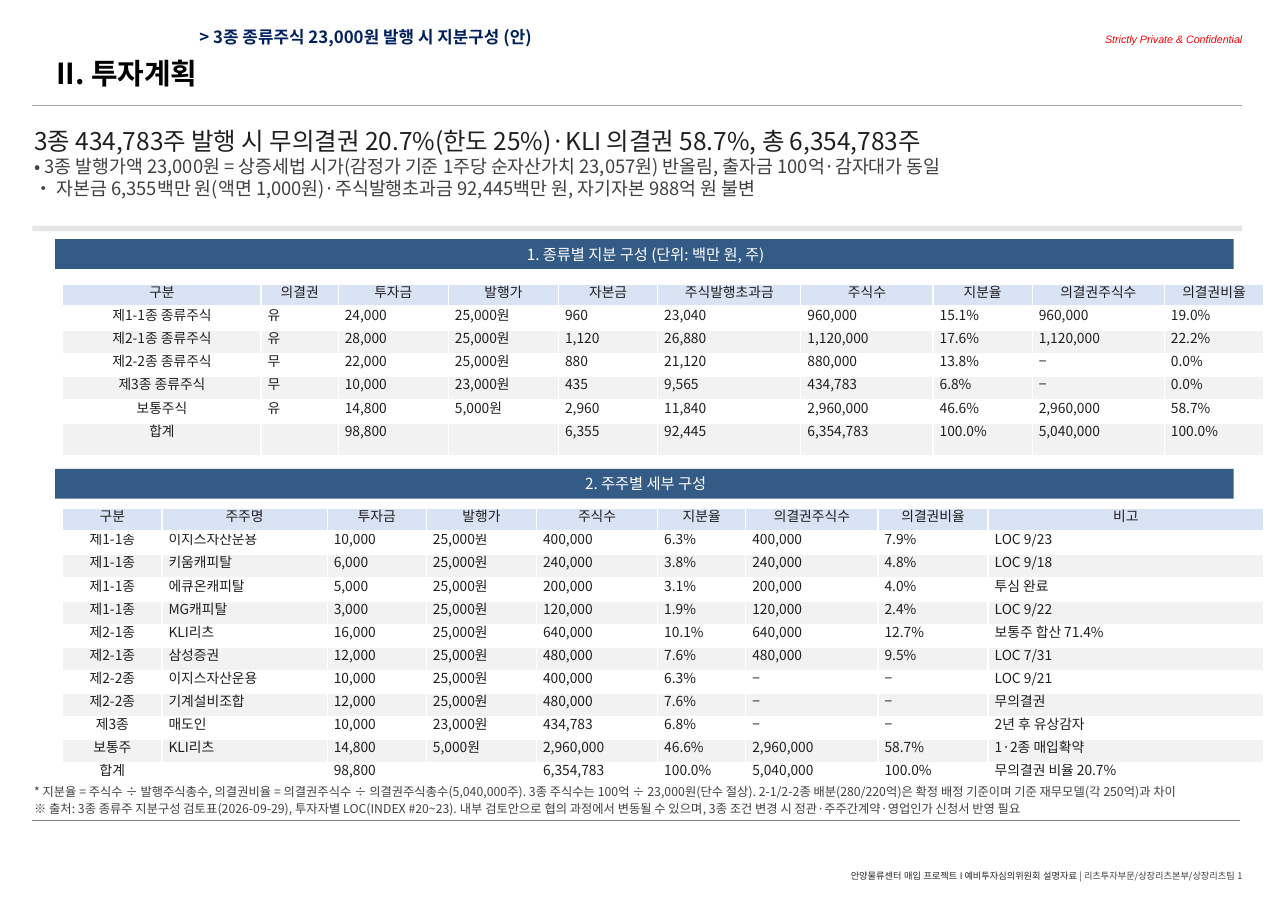
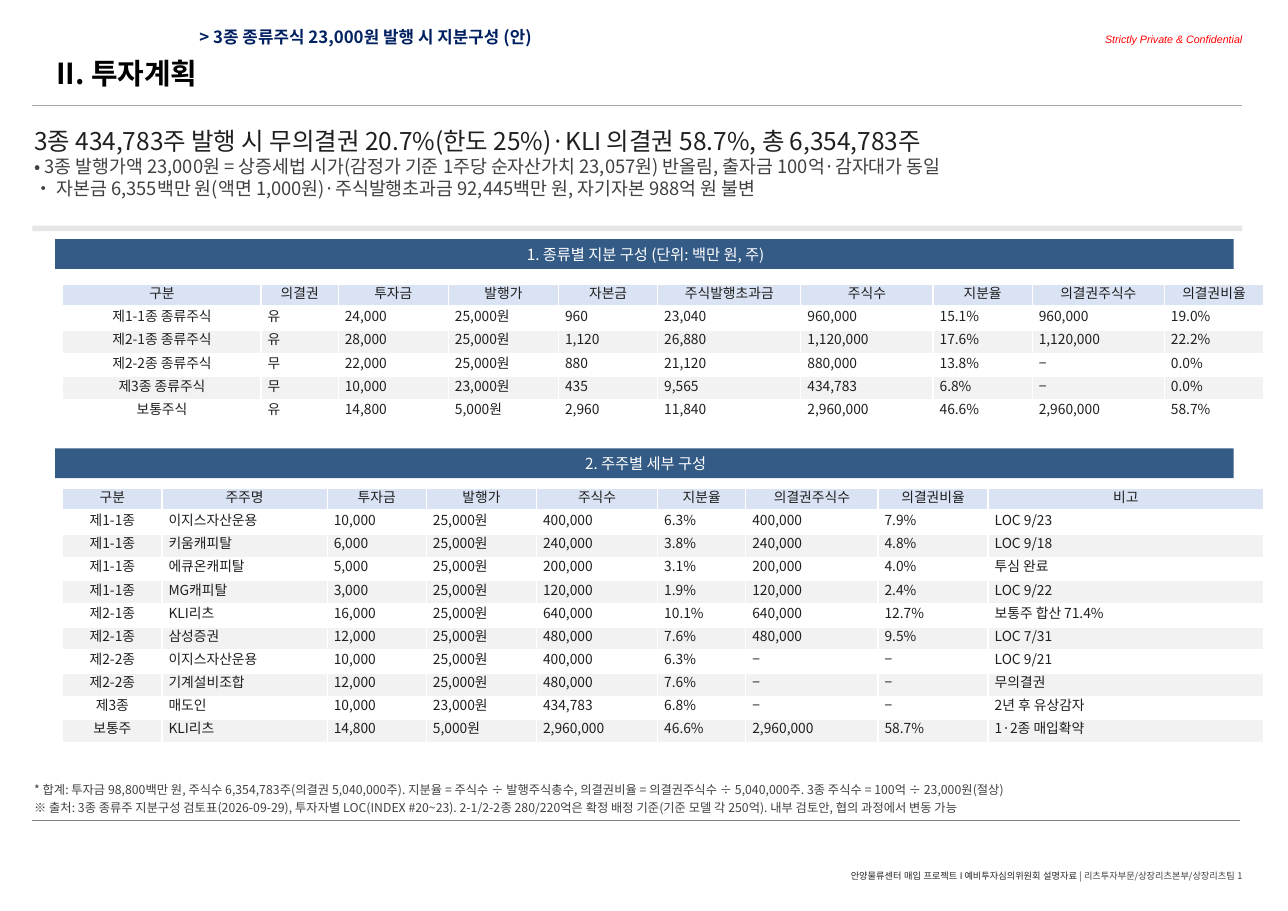
Before and after one commit to hihyun2021-a11y/Investment, a slide deck: slide 2 of projects/ANYANG-LOGIS/03_IM_투자심의/투심자료/20260929_투심자료_3종종류주식_발행가액산정_v02.pptx. Drawn at 1288x911 pixels with LibreOffice and Linux fonts; fonts in the diff are those of the drawing; background and template pictures are left out. Boxes give left, top, right and bottom in pixels: in the first picture for what was removed or moved away, otherwise in the second. Text is boxed around its words. In the diff, an @@ line names an element or a change of style, - is before the commit and + after.

```diff
--- a/projects/ANYANG-LOGIS/03_IM_투자심의/투심자료/20260929_투심자료_3종종류주식_발행가액산정_v02.pptx
+++ b/projects/ANYANG-LOGIS/03_IM_투자심의/투심자료/20260929_투심자료_3종종류주식_발행가액산정_v02.pptx
@@ table at bbox=[63, 284, 1264, 423] @@
-row 7: 합계 |  | 98,800 |  | 6,355 | 92,445 | 6,354,783 | 100.0% | 5,040,000 | 100.0%
@@ rectangle "2. 주주별 세부 구성": place and size @@
-rectangle "2. 주주별 세부 구성" at bbox=[55, 468, 1234, 498]
+rectangle "2. 주주별 세부 구성" at bbox=[55, 448, 1234, 478]
@@ table at bbox=[63, 488, 1264, 743] @@
-row 12: 합계 |  | 98,800 |  | 6,354,783 | 100.0% | 5,040,000 | 100.0% | 무의결권 비율 20.7%
@@ table: place and size @@
-table at bbox=[63, 509, 1264, 787]
+table at bbox=[63, 488, 1264, 743]
@@ text at bbox=[43, 784, 1004, 796]: text changed @@
-* 지분율 = 주식수 ÷ 발행주식총수, 의결권비율 = 의결권주식수 ÷ 의결권주식총수(5,040,000주). 3종 주식수는 100억 ÷ 23,000원(단수 절상). 2-1/2-2종 배분(280/220억)은 확정 배정 기준이며 기준 재무모델(각 250억)과 차이
+* 합계: 투자금 98,800백만 원, 주식수 6,354,783주(의결권 5,040,000주). 지분율 = 주식수 ÷ 발행주식총수, 의결권비율 = 의결권주식수 ÷ 5,040,000주. 3종 주식수 = 100억 ÷ 23,000원(절상)
@@ text at bbox=[49, 801, 957, 814]: text changed @@
-※ 출처: 3종 종류주 지분구성 검토표(2026-09-29), 투자자별 LOC(INDEX #20~23). 내부 검토안으로 협의 과정에서 변동될 수 있으며, 3종 조건 변경 시 정관·주주간계약·영업인가 신청서 반영 필요
+※ 출처: 3종 종류주 지분구성 검토표(2026-09-29), 투자자별 LOC(INDEX #20~23). 2-1/2-2종 280/220억은 확정 배정 기준(기준 모델 각 250억). 내부 검토안, 협의 과정에서 변동 가능
```
Also in this commit, not shown: 2 other files.
